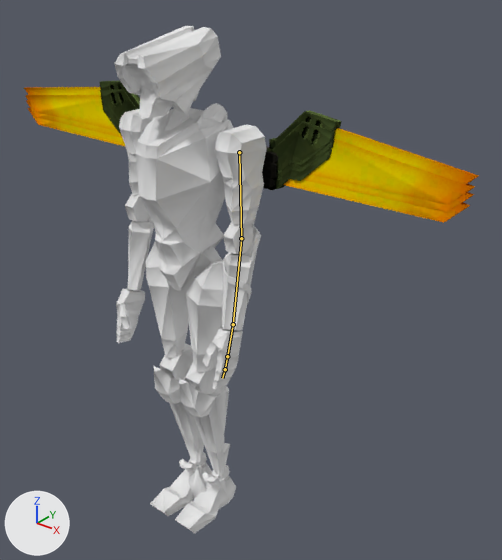
An edit to the Blender file assets/V3.blend, drawn before and after from the same camera.
Before and after are seen from a camera (50 mm lens) standing at (1.335, -1.367, 1.8) and looking at (0.202, 0.049, 0.922). The lights are fixed; the arrows at lower left show +X, +Y and +Z. The bones that change are drawn over the model as lines.

Objects in the first picture: 'V3'.
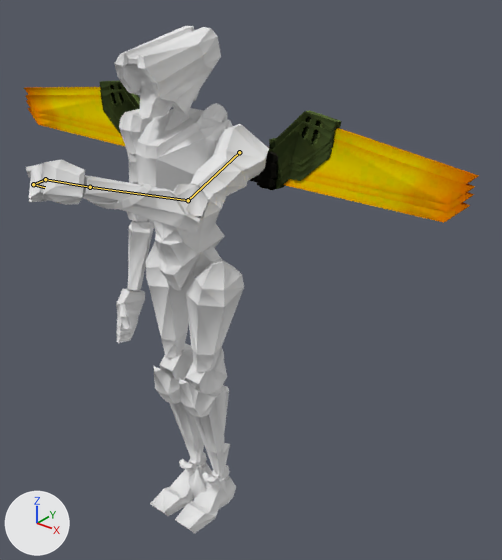
The newer file adds an action. The first version stands in its rest pose; the second is drawn at frame 16 of the action 'Punch'.

Changed parts and their boxes (x1, y1, x2, y2) in the pictures (502 x 560 px):
```json
{"object": "V3", "change": "posed", "before": [24, 26, 479, 533], "after": [24, 26, 479, 533]}
{"bone": "Left Elbow", "before": "(239, 152) to (241, 238)", "after": "(239, 152) to (188, 200)"}
{"bone": "Left Wrist", "before": "(241, 238) to (233, 324)", "after": "(188, 200) to (90, 187)"}
{"bone": "Left Palm", "before": "(233, 324) to (227, 356)", "after": "(90, 187) to (45, 179)"}
{"bone": "Left Phalanx 0", "before": "(227, 356) to (225, 369)", "after": "(45, 179) to (33, 184)"}
{"bone": "Left Phalanx 1", "before": "(225, 369) to (222, 378)", "after": "(33, 184) to (45, 187)"}
```

Edits to the scene script, one JSON object a line:
```json
{"block": "bone_left_elbow", "where": "bone_left_elbow = bpy.data.objects['Metarig'].pose.bones['Left Elbow']  # child of 'Left Shoulder'"}
{"op": "set", "path": "bone_left_elbow.rotation_quaternion", "old": "(1.0, 0.0, 0.0, 0.0)", "new": "(0.786, 0.529, 0.268, 0.175)", "note": "degrees (0, 0, 0) -> degrees (72, 14, 35)"}
{"block": "bone_left_wrist", "where": "bone_left_wrist = bpy.data.objects['Metarig'].pose.bones['Left Wrist']  # child of 'Left Elbow'"}
{"op": "set", "path": "bone_left_wrist.rotation_quaternion", "old": "(1.0, 0.0, 0.0, 0.0)", "new": "(0.941, 0.329, -0.016, 0.076)", "note": "degrees (0, 0, 0) -> degrees (38, -5, 8)"}
{"block": "bone_left_palm", "where": "bone_left_palm = bpy.data.objects['Metarig'].pose.bones['Left Palm']  # child of 'Left Wrist'"}
{"op": "set", "path": "bone_left_palm.rotation_quaternion", "old": "(1.0, 0.0, 0.0, 0.0)", "new": "(0.997, -0.028, -0.015, -0.076)", "note": "degrees (0, 0, 0) -> degrees (-3, -2, -9)"}
{"block": "bone_left_phalanx_0", "where": "bone_left_phalanx_0 = bpy.data.objects['Metarig'].pose.bones['Left Phalanx 0']  # child of 'Left Palm'"}
{"op": "set", "path": "bone_left_phalanx_0.rotation_quaternion", "old": "(1.0, 0.0, 0.0, 0.0)", "new": "(0.859, 0.0, 0.0, -0.511)", "note": "degrees (0, 0, 0) -> degrees (0, 0, -61)"}
{"block": "bone_left_phalanx_1", "where": "bone_left_phalanx_1 = bpy.data.objects['Metarig'].pose.bones['Left Phalanx 1']  # child of 'Left Phalanx 0'"}
{"op": "set", "path": "bone_left_phalanx_1.rotation_quaternion", "old": "(1.0, 0.0, 0.0, 0.0)", "new": "(0.668, 0.0, 0.0, -0.744)", "note": "degrees (0, 0, 0) -> degrees (0, 0, -96)"}
```
